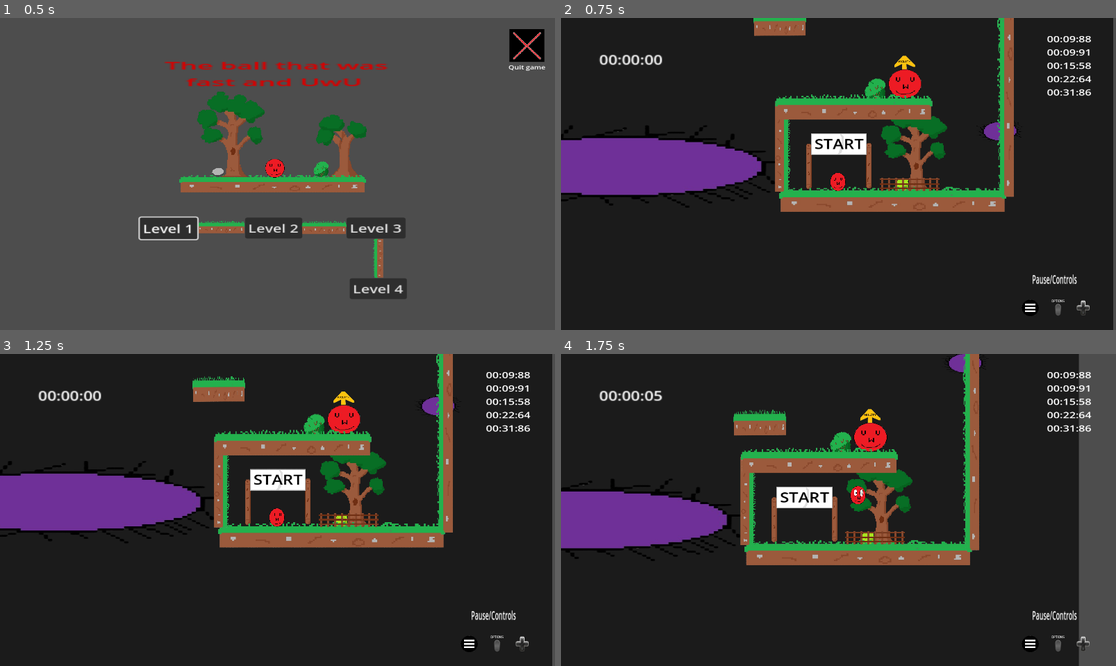
Above: before the commit, frames 1-4 (two rows, left to right).
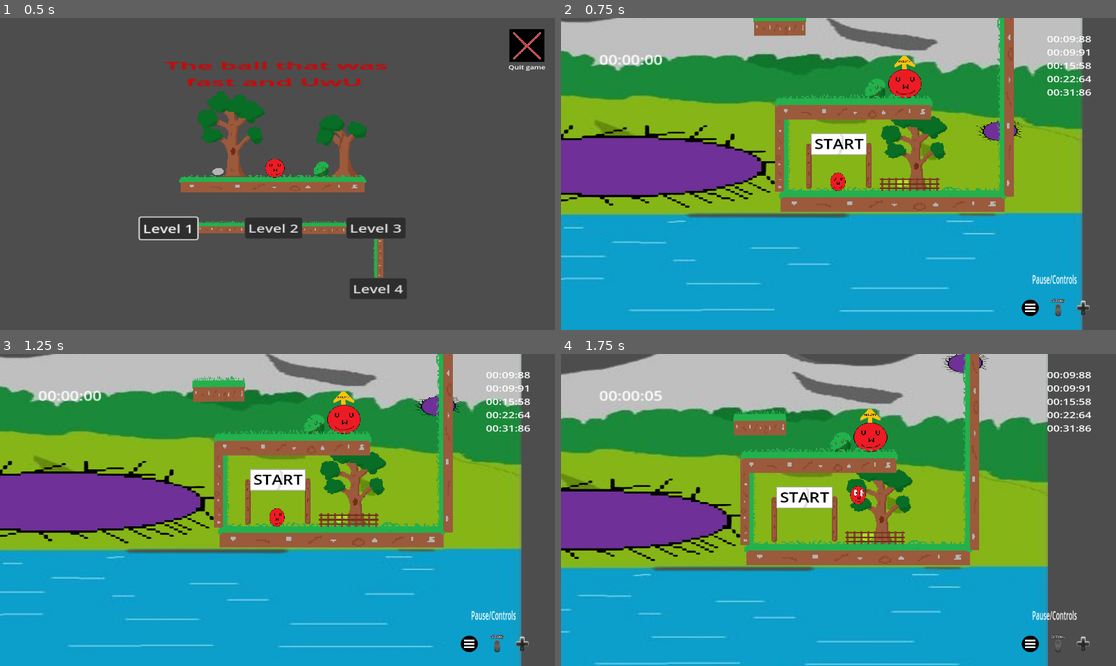
Above: after the commit, the same moments.

Repository: Mahnwe/TheBallThatWasUwU
Game: Godot game, scene res://Scenes/menu.tscn
The game is run twice, just before and just after one commit, with the same random seed, the same clock (stepped at 60 frames per second) and the same inputs.
Inputs (mouse positions are in pixels of both pictures, inside the frame that each line leads up to):
- Up to frame 1 (0.5 s): no input
- Up to frame 2 (0.75 s): click "Level 2" at 0.5 s
- Up to frame 3 (1.25 s): no input
- Up to frame 4 (1.75 s): tap Enter at 1.25 s; move the mouse to (960, 494) at 1.27 s; hold D (move_right) from 1.28 s (still down); tap F (next_level) at 1.35 s; click (960, 494) at 1.42 s; tap Space (jump) at 1.52 s

Frame 1 is identical in both runs. In frame 2, 82% of the frame differs, in the area x 0-100%, y 0-100%; in frame 3, 82%; in frame 4, 77%.

Commit message:
Add new place holder background in Level 2

Diff:
--- a/Scenes/level2.tscn
+++ b/Scenes/level2.tscn
@@ -22,6 +22,8 @@
 [ext_resource type="PackedScene" uid="uid://be8h04flewf2h" path="res://Scenes/tree.tscn" id="20_4t8ex"]
 [ext_resource type="PackedScene" uid="uid://bha08grmcxwnd" path="res://Scenes/rock2.tscn" id="21_euypa"]
 [ext_resource type="PackedScene" uid="uid://d1i4adf8kr3mh" path="res://Scenes/wooden_plank.tscn" id="22_yvjp8"]
+[ext_resource type="Texture2D" uid="uid://dy816tof24l76" path="res://Arts/BackgroundSprite/BackgroundLVL2Sprite-removebg-preview.png" id="23_b45am"]
+[ext_resource type="Texture2D" uid="uid://bwxd85ux41v40" path="res://Arts/BackgroundSprite/SkyBackgroundLVL2-removebg-preview.png" id="24_w34bd"]
 
 [sub_resource type="Curve2D" id="Curve2D_awxt8"]
 _data = {
@@ -121,6 +123,16 @@
 
 [node name="Level2" type="Node2D"]
 script = ExtResource("1_f151f")
+
+[node name="ColorRect" type="ColorRect" parent="."]
+visible = false
+z_index = -25
+offset_left = -4979.0
+offset_top = -337.0
+offset_right = -1310.0
+offset_bottom = 1498.0
+scale = Vector2(1.56, 0.84)
+color = Color(0.10748, 0.10748, 0.10748, 1)
 
 [node name="GameArea" parent="." instance=ExtResource("2_3pu7n")]
 position = Vector2(-2112, 427)
@@ -144,6 +156,7 @@
 scale = Vector2(1.16736, 2.08597)
 
 [node name="Pause" parent="Player" instance=ExtResource("5_35jiw")]
+visible = false
 offset_left = -723.849
 offset_top = -685.52
 offset_right = -723.849
@@ -621,15 +634,6 @@
 position = Vector2(-2652, 648)
 scale = Vector2(0.200005, 0.778904)
 
-[node name="ColorRect" type="ColorRect" parent="."]
-z_index = -20
-offset_left = -4966.0
-offset_top = -494.0
-offset_right = -1256.0
-offset_bottom = 1635.0
-scale = Vector2(1.56, 0.84)
-color = Color(0.10748, 0.10748, 0.10748, 1)
-
 [node name="AppleTree" parent="." instance=ExtResource("13_f34ya")]
 position = Vector2(-3642, 286)
 scale = Vector2(1.2, 1.2)
@@ -698,6 +702,42 @@
 [node name="BigTree2" parent="." instance=ExtResource("16_3v757")]
 position = Vector2(-2140, 874)
 scale = Vector2(1.2, 1.2)
+
+[node name="Sprite2D" type="Sprite2D" parent="."]
+z_index = -20
+position = Vector2(-419.853, 732.498)
+scale = Vector2(4.72676, 2.38181)
+texture = ExtResource("23_b45am")
+
+[node name="Sprite2D" type="Sprite2D" parent="Sprite2D"]
+z_index = -20
+position = Vector2(-13.9942, -436.432)
+scale = Vector2(1, 0.778229)
+texture = ExtResource("24_w34bd")
+
+[node name="Sprite2D2" type="Sprite2D" parent="."]
+z_index = -20
+position = Vector2(-2761.8, 730.748)
+scale = Vector2(4.79999, 2.38686)
+texture = ExtResource("23_b45am")
+flip_h = true
+
+[node name="Sprite2D" type="Sprite2D" parent="Sprite2D2"]
+z_index = -1
+position = Vector2(14.9515, -400.48)
+texture = ExtResource("24_w34bd")
+flip_h = true
+
+[node name="Sprite2D3" type="Sprite2D" parent="."]
+z_index = -20
+position = Vector2(-4878, 733)
+scale = Vector2(4.72676, 2.38181)
+texture = ExtResource("23_b45am")
+
+[node name="Sprite2D" type="Sprite2D" parent="Sprite2D3"]
+z_index = -1
+position = Vector2(0, -299.352)
+texture = ExtResource("24_w34bd")
 
 [connection signal="player_exited_game_area" from="GameArea" to="." method="_on_game_area_player_exited_game_area"]
 [connection signal="player_exited_start_area" from="StartArea" to="." method="_on_start_area_player_exited_start_area"]
--- a/Scenes/pause.tscn
+++ b/Scenes/pause.tscn
@@ -84,6 +84,7 @@
 
 [node name="Label3" type="Label" parent="."]
 z_index = 5
+layout_mode = 0
 offset_left = 1274.0
 offset_top = 1153.0
 offset_right = 1451.0
Binary file added: Arts/BackgroundSprite/BackgroundLVL2Sprite-removebg-preview.png
Not shown, added: Arts/BackgroundSprite/BackgroundLVL2Sprite-removebg-preview.png.import
Binary file added: Arts/BackgroundSprite/BackgroundLVL2Sprite.png
Not shown, added: Arts/BackgroundSprite/BackgroundLVL2Sprite.png.import
Binary file added: Arts/BackgroundSprite/SkyBackgroundLVL2-removebg-preview.png
Not shown, added: Arts/BackgroundSprite/SkyBackgroundLVL2-removebg-preview.png.import
Binary file added: Arts/BackgroundSprite/SkyBackgroundLVL2.png
Not shown, added: Arts/BackgroundSprite/SkyBackgroundLVL2.png.import
Not shown: 1 places in Scenes/level2.tscn that only renumber resources
Not shown, added: Arts/BackgroundSprite/Lvl2Background.pixil
